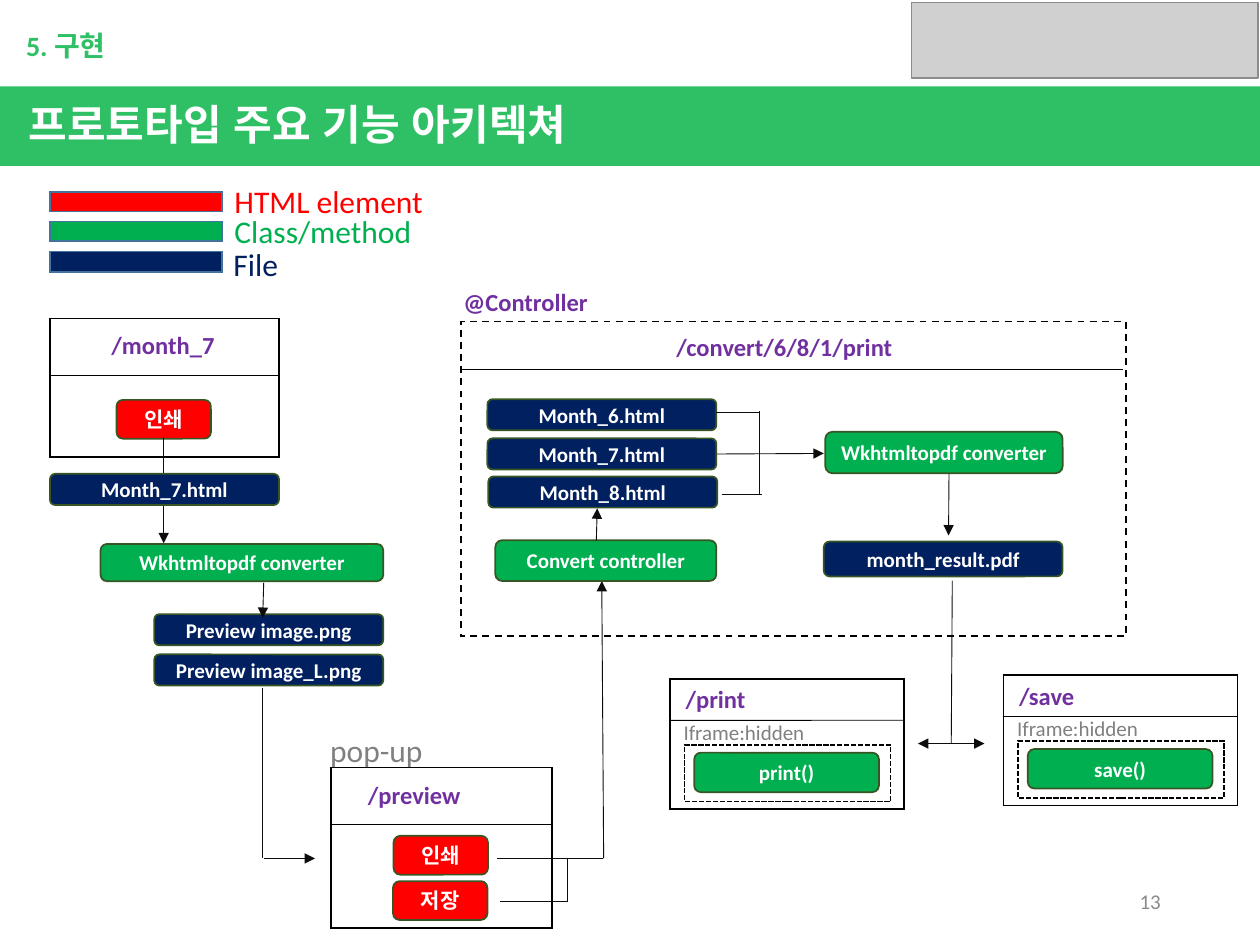
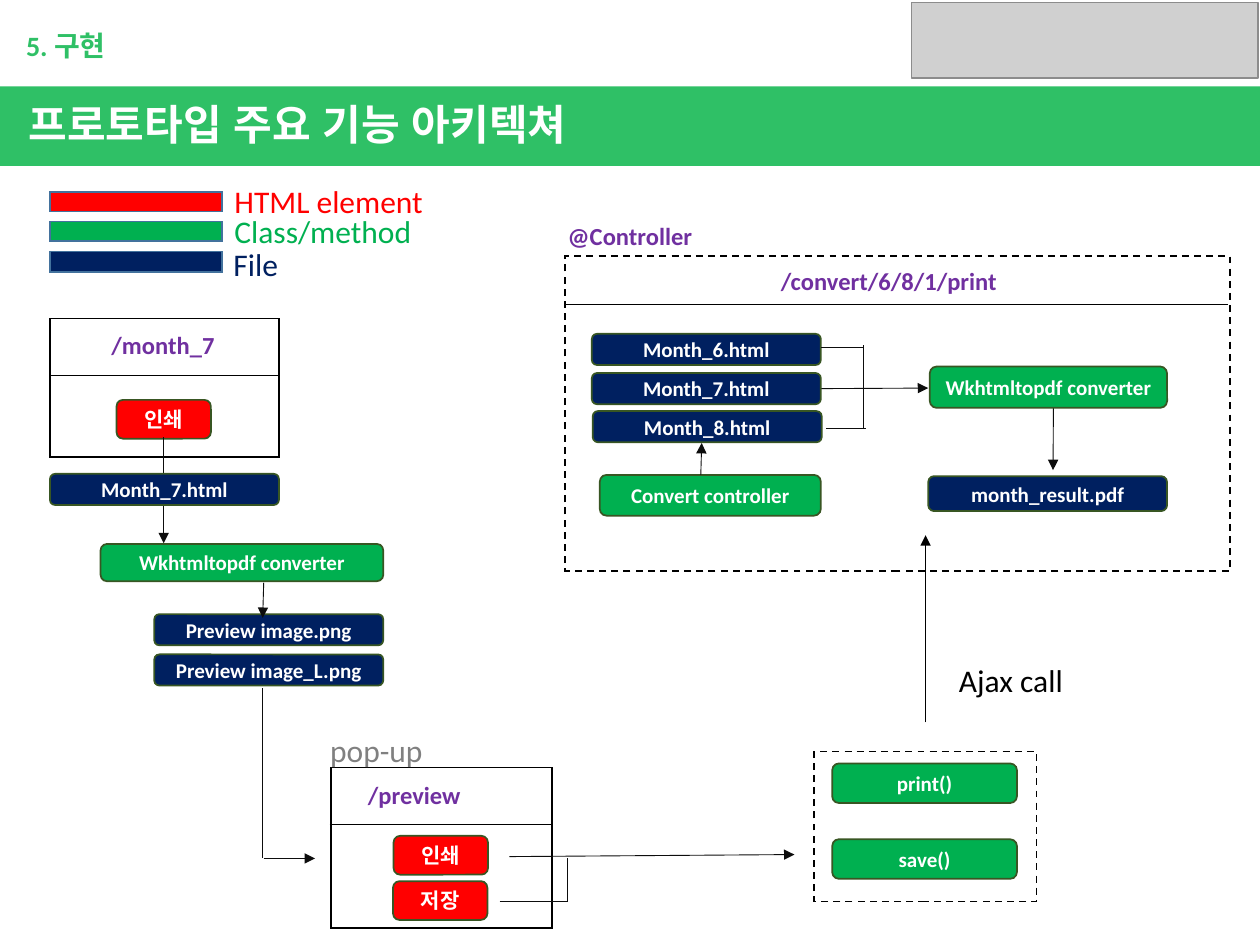
Before and after one commit to lwoody/HtmltoPdf, a slide deck: slide 13 of prototype.pptx. Drawn at 1260x945 pixels with LibreOffice and Linux fonts; fonts in the diff are those of the drawing; grey boxes stand for pictures. Boxes give left, top, right and bottom in pixels: in the first picture for what was removed or moved away, otherwise in the second. Text is boxed around its words. In the diff, an @@ line names an element or a change of style, - is before the commit and + after.

```diff
--- a/prototype.pptx
+++ b/prototype.pptx
@@ line moved from (722, 494) - (762, 494) to (820, 348) - (864, 348) @@
@@ 6 rounded rectangles, 3 arrows, 2 texts, 2 lines, 1 rectangle: place and size @@
-6 rounded rectangles, 3 arrows, 2 texts, 2 lines, 1 rectangle at [461, 293, 1126, 636]
+6 rounded rectangles, 3 arrows, 2 texts, 2 lines, 1 rectangle at [564, 227, 1231, 571]
@@ line moved from (717, 412) - (760, 412) to (827, 428) - (867, 428) @@
@@ line moved from (953, 581) - (951, 743) to (926, 722) - (926, 536) @@
@@ line (926, 722) - (926, 536): line to arrow; stroke #0D0D0D 0.5 pt to #000000 0.5 pt @@
@@ arrow removed from (604, 858) to (602, 581) @@
@@ text added at [959, 670, 1063, 698], 18 pt, text #000000 @@
+Ajax call
@@ group removed at [669, 679, 905, 810]: 2 rectangles, 2 texts, 1 line @@
-/print
-Iframe:hidden
@@ double arrow removed from (919, 743) to (984, 743) @@
@@ group removed at [1003, 675, 1239, 806]: 2 rectangles, 2 texts, 1 line @@
-/save
-Iframe:hidden
@@ rectangle added at [814, 751, 1037, 901], fill #FFFFFF, outline #000000 1 pt dashed @@
@@ rounded rectangle "print()": place and size @@
-rounded rectangle "print()" at [694, 752, 879, 791]
+rounded rectangle "print()" at [833, 764, 1018, 803]
@@ rounded rectangle "save()": place and size @@
-rounded rectangle "save()" at [1028, 750, 1213, 789]
+rounded rectangle "save()" at [833, 839, 1018, 878]
@@ line moved from (496, 858) - (604, 858) to (795, 854) - (509, 857) @@
@@ line (795, 854) - (509, 857): line to arrow @@
@@ page number removed at [1140, 895, 1161, 909] @@
-13
```
Also in this commit, not shown: 5 other slides changed, 2 slides removed.
